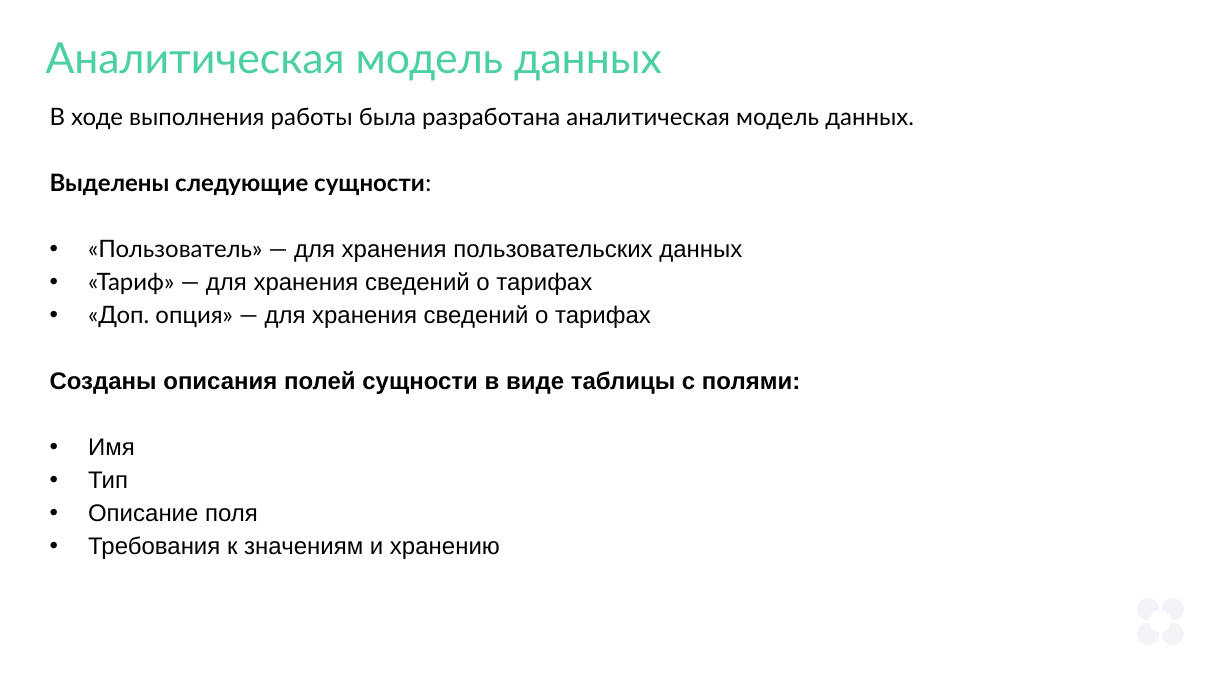
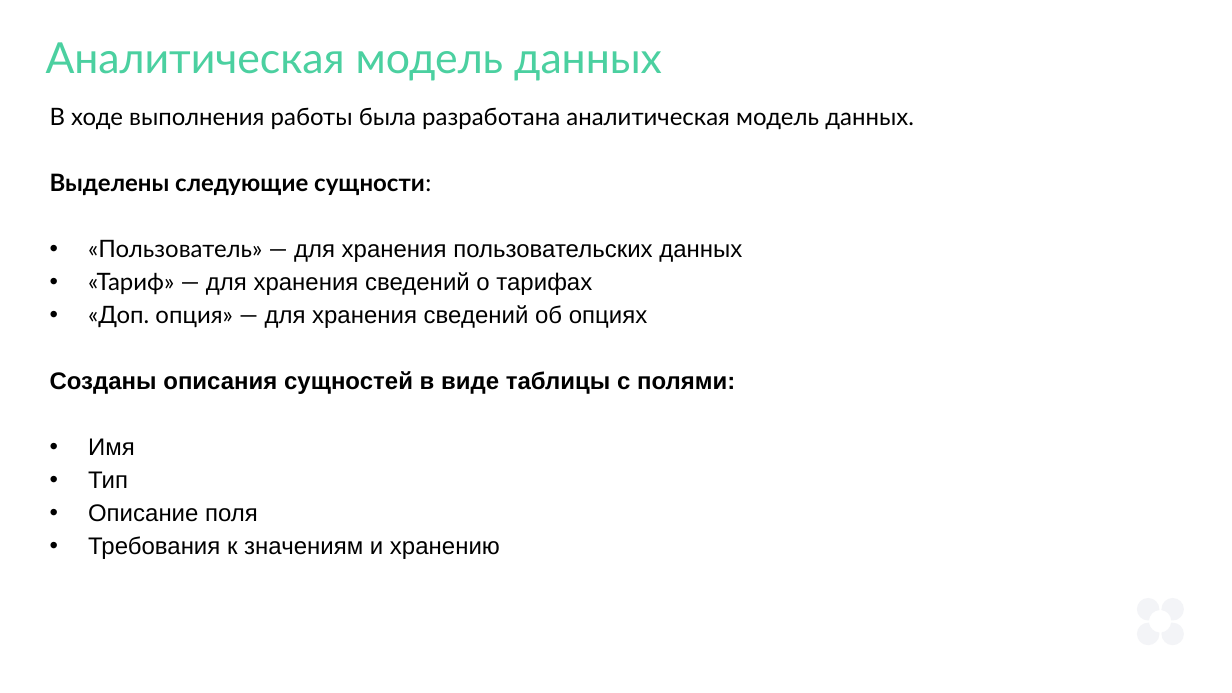
Before and after one commit to denmaloyreb/netology, a slide deck: slide 16 of diploma/Rebenok D.V. SAL-63.pptx. Drawn at 1232x693 pixels with LibreOffice and Linux fonts; fonts in the diff are those of the drawing. Boxes give left, top, right and bottom in pixels: in the first picture for what was removed or moved away, otherwise in the second. Text is boxed around its words. In the diff, an @@ line names an element or a change of style, - is before the commit and + after.

```diff
--- a/diploma/Rebenok D.V. SAL-63.pptx
+++ b/diploma/Rebenok D.V. SAL-63.pptx
@@ text at <box>50,305,735,394</box>: text changed @@
-• «Доп. опция» — для хранения сведений о тарифах
-Созданы описания полей сущности в виде таблицы с полями:
+• «Доп. опция» — для хранения сведений об опциях
+Созданы описания сущностей в виде таблицы с полями:
```
Also in this commit, not shown: 4 other slides changed, 1 other file.
